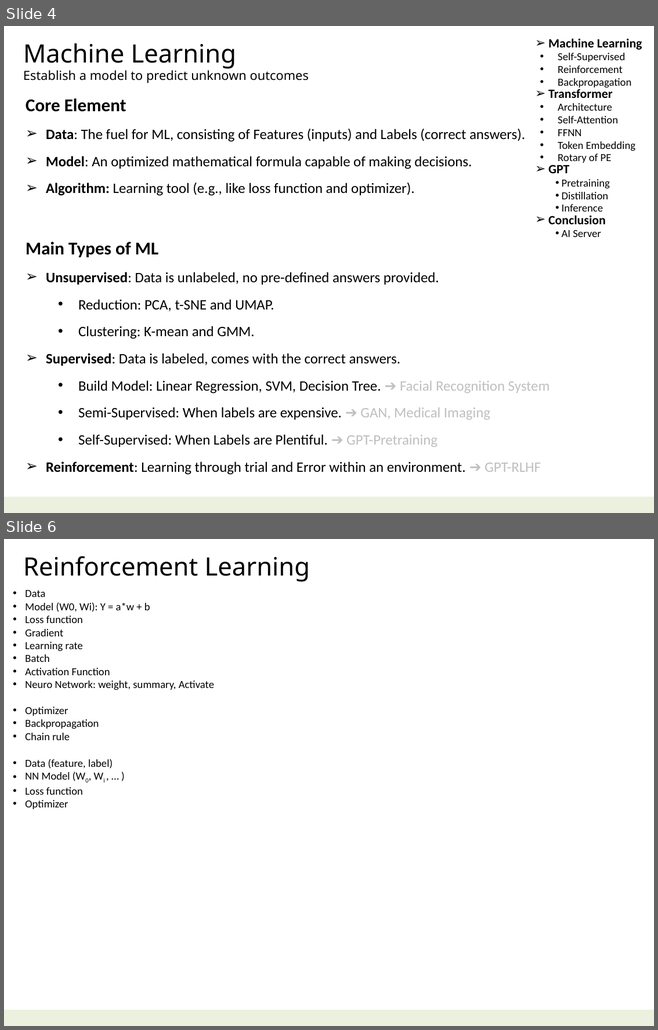
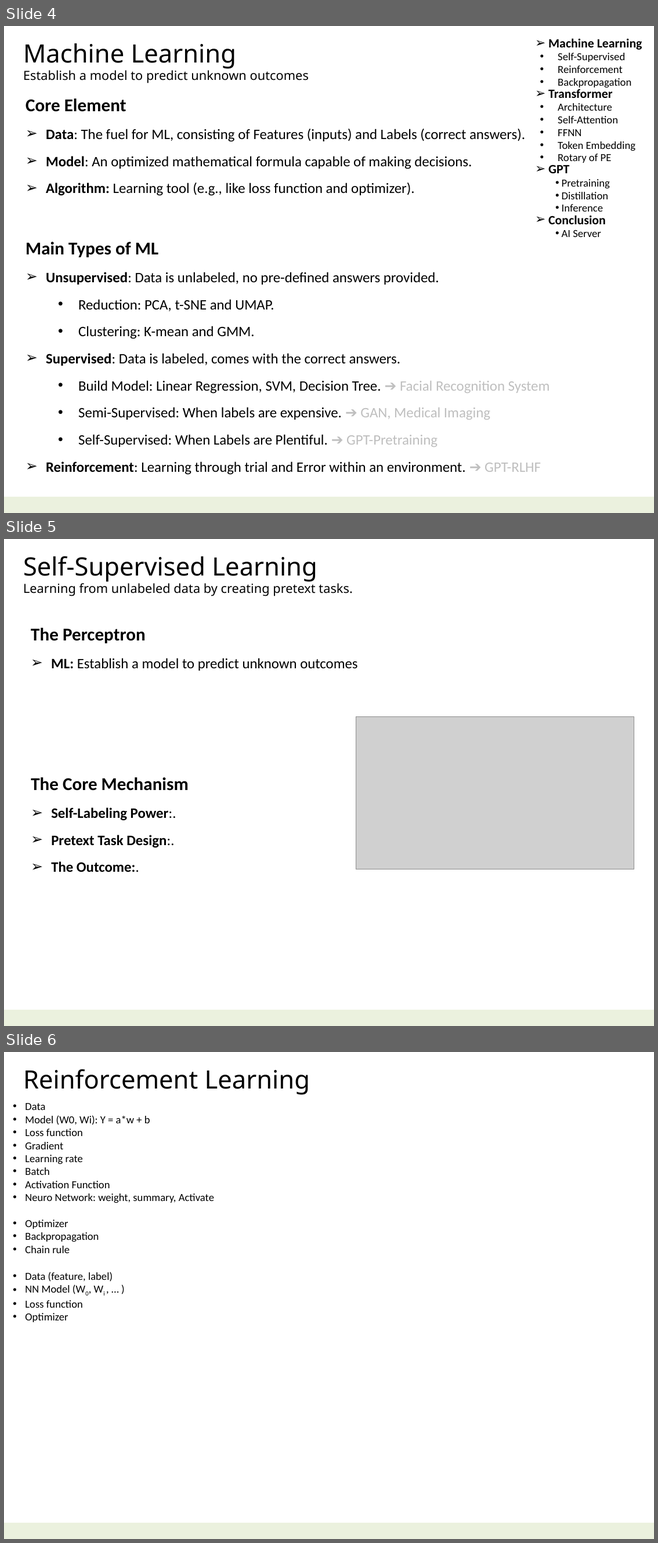
Before and after one commit to navibator/crazy-ai, a slide deck: ai.pptx. Shown one above the other, each under a label of ours: slides 4 and 6 before the commit, slides 4, 5 and 6 after it; the slides between them are not shown. The pictures are 658x1030 and 658x1543 pixels, drawn with LibreOffice and Linux fonts; fonts in the diff are those of the drawing; grey boxes stand for pictures. Boxes give left, top, right and bottom in pixels: in the first picture for what was removed or moved away, otherwise in the second. Text is boxed around its words. In the diff, an @@ line names an element or a change of style, - is before the commit and + after.

```diff
--- a/ai.pptx
+++ b/ai.pptx
@@ slide 5 added at (4, 539, 654, 1026), background #FFFFFF; not listed: 1 template element that a slide beside it also shows @@
@@ text added at (23, 556, 352, 596), 14 pt, text #000000 @@
+Self-Supervised Learning
+Learning from unlabeled data by creating pretext tasks.
@@ text added at (31, 628, 357, 671), 16 pt, text #000000 @@
+The Perceptron
+➢ ML: Establish a model to predict unknown outcomes
@@ picture added at (355, 717, 633, 870) @@
@@ text added at (31, 777, 188, 873), 16 pt, text #000000, bold @@
+The Core Mechanism
+➢ Self-Labeling Power:.
+➢ Pretext Task Design:.
+➢ The Outcome:.
```
Also in this commit, not shown: 6 slides changed, 2 other slides added, 4 slides removed, 18 other files.
